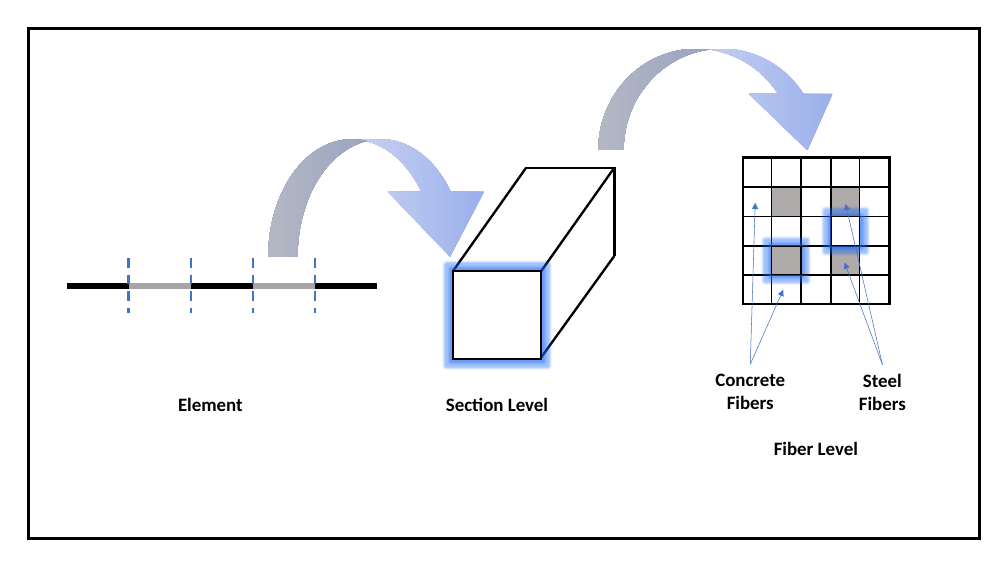
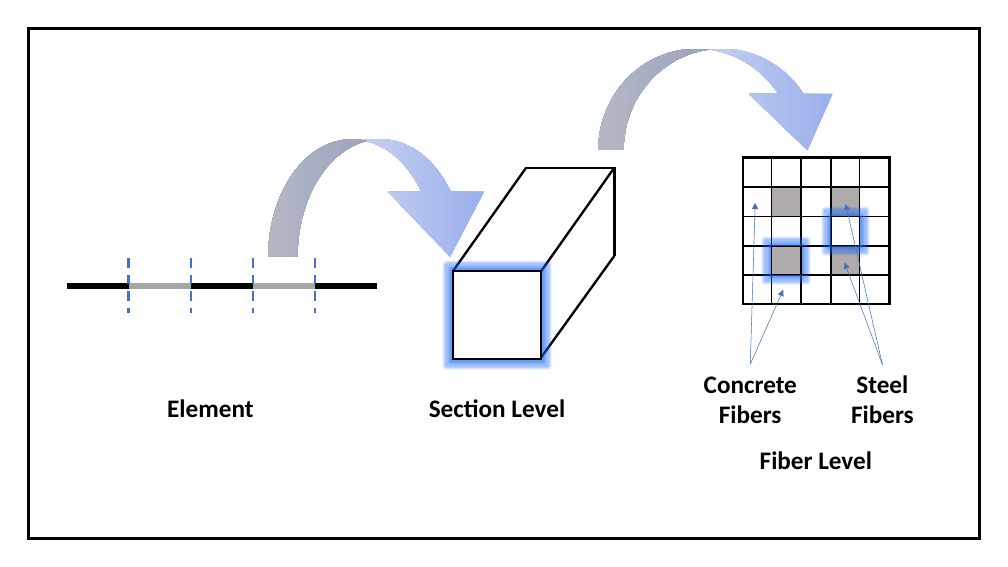
Before and after one commit to imsuneth/FEM, a slide deck: slide 11 of Documentations/Mid evaluation presentation/FINITE ELEMENT BASED STRUCTURAL ANALYSIS.pptx. Drawn at 1008x567 pixels with LibreOffice and Linux fonts; fonts in the diff are those of the drawing. Boxes give left, top, right and bottom in pixels: in the first picture for what was removed or moved away, otherwise in the second. Text is boxed around its words. In the diff, an @@ line names an element or a change of style, - is before the commit and + after.

```diff
--- a/Documentations/Mid evaluation presentation/FINITE ELEMENT BASED STRUCTURAL ANALYSIS.pptx
+++ b/Documentations/Mid evaluation presentation/FINITE ELEMENT BASED STRUCTURAL ANALYSIS.pptx
@@ size 18 to 24 pt in 5 elements at (x1=429, y1=399, x2=565, y2=418), (x1=167, y1=399, x2=253, y2=418), (x1=704, y1=376, x2=797, y2=424), (x1=851, y1=375, x2=914, y2=424), (x1=760, y1=451, x2=872, y2=470) @@
@@ text "Fiber Level" moved from (x1=774, y1=441, x2=858, y2=455) to (x1=760, y1=451, x2=872, y2=470) @@
```
Also in this commit, not shown: 7 other slides changed, 2 slides added, 6 other files.
